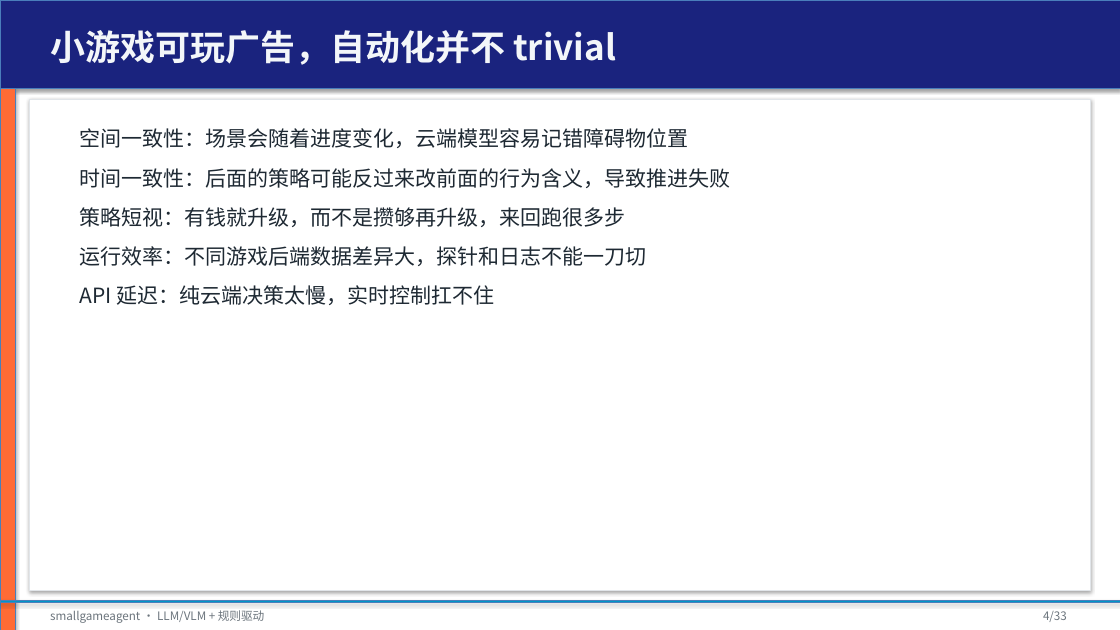
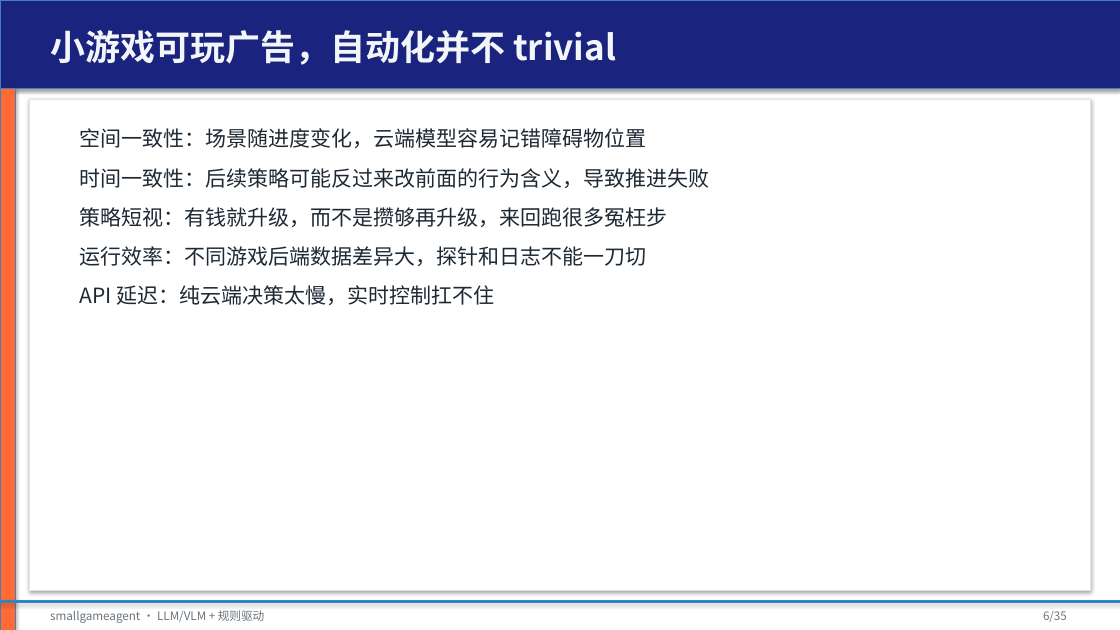
Before and after one commit to tzhazuma/smallgameagent, a slide deck: slide 6 of reports/smallgameagent_report.pptx (slide 4 before the commit). Drawn at 1120x630 pixels with LibreOffice and Linux fonts; fonts in the diff are those of the drawing. Boxes give left, top, right and bottom in pixels: in the first picture for what was removed or moved away, otherwise in the second. Text is boxed around its words. In the diff, an @@ line names an element or a change of style, - is before the commit and + after.

Commit message:
feat: multi-provider rule-update threshold sweep, PPT beautification, opencodego smoke fix
- Fix opencodego provider: text+vision now available (deepseek-v4-flash / mimo-v2.5)
- Add §34: multi-provider rule-update threshold sweep on SSD_00461P01
  - rule baseline 0.143; qwen 0.090 (slow, hurt perf); kimi 0.116 (quota fallback)
  - xiaomi 0.012 (unparseable L2); opencodego crashed (Playwright EPIPE)
- Beautify PPT: gradient title, metric cards, humanized intro slide, card shadows
- Regenerate PDF/PPTX with updated content
- Update cloud_provider_smoke_results.json with working opencodego

```diff
--- a/reports/smallgameagent_report.pptx
+++ b/reports/smallgameagent_report.pptx
@@ text at bbox=[80, 128, 710, 227]: text changed @@
-空间一致性：场景会随着进度变化，云端模型容易记错障碍物位置
-时间一致性：后面的策略可能反过来改前面的行为含义，导致推进失败
-策略短视：有钱就升级，而不是攒够再升级，来回跑很多步
+空间一致性：场景随进度变化，云端模型容易记错障碍物位置
+时间一致性：后续策略可能反过来改前面的行为含义，导致推进失败
+策略短视：有钱就升级，而不是攒够再升级，来回跑很多冤枉步
@@ text at bbox=[1043, 611, 1067, 622]: text changed @@
-4/33
+6/35
```
Also in this commit, not shown: 32 other slides changed, 2 slides added, 13 other files.
